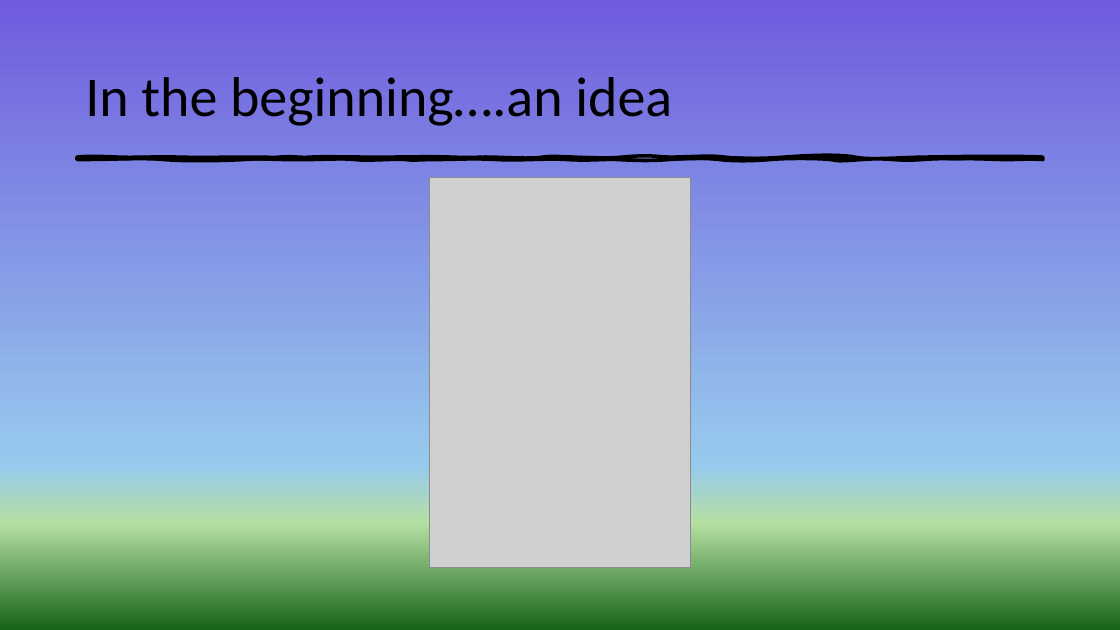
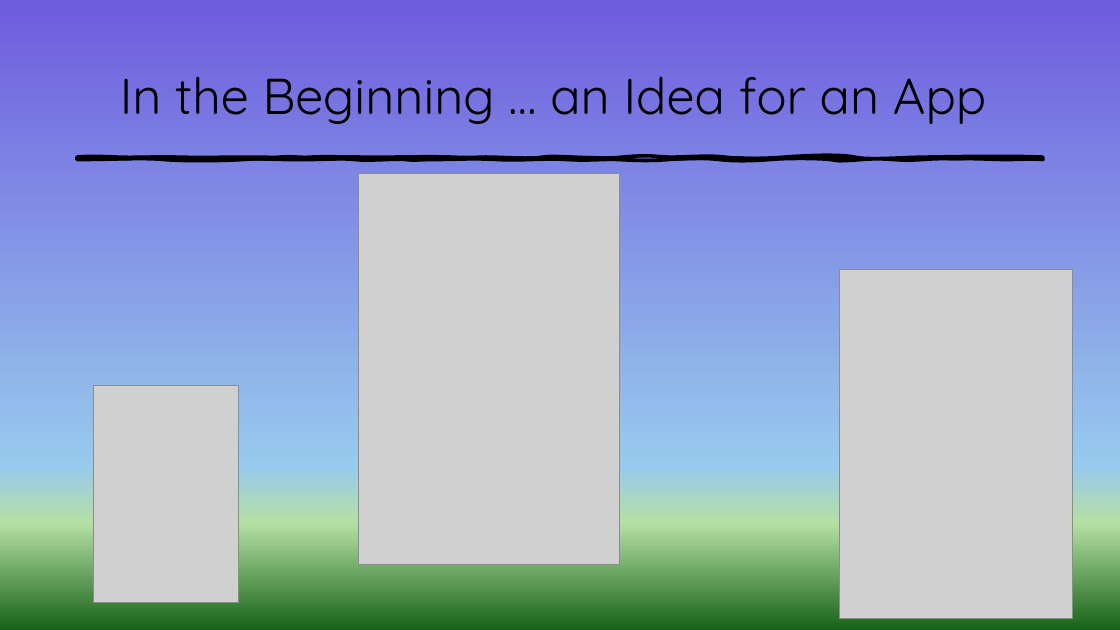
Before and after one commit to BetsyPetering/ProjectTwo, a slide deck: slide 2 of T R U X.pptx. Drawn at 1120x630 pixels with LibreOffice and Linux fonts; fonts in the diff are those of the drawing; grey boxes stand for pictures. Boxes give left, top, right and bottom in pixels: in the first picture for what was removed or moved away, otherwise in the second. Text is boxed around its words. In the diff, an @@ line names an element or a change of style, - is before the commit and + after.

```diff
--- a/T R U X.pptx
+++ b/T R U X.pptx
@@ title at [120, 76, 986, 124]: text changed; size 48 to 43.2 pt; font Calibri to Quicksand @@
-In the beginning….an idea
+In the Beginning … an Idea for an App
@@ picture: place and size @@
-picture at [430, 177, 691, 568]
+picture at [359, 173, 619, 564]
@@ picture added at [839, 270, 1072, 619] @@
@@ picture added at [93, 386, 238, 602] @@
```
Also in this commit, not shown: 4 other slides changed, 1 slide added, 1 other file.
